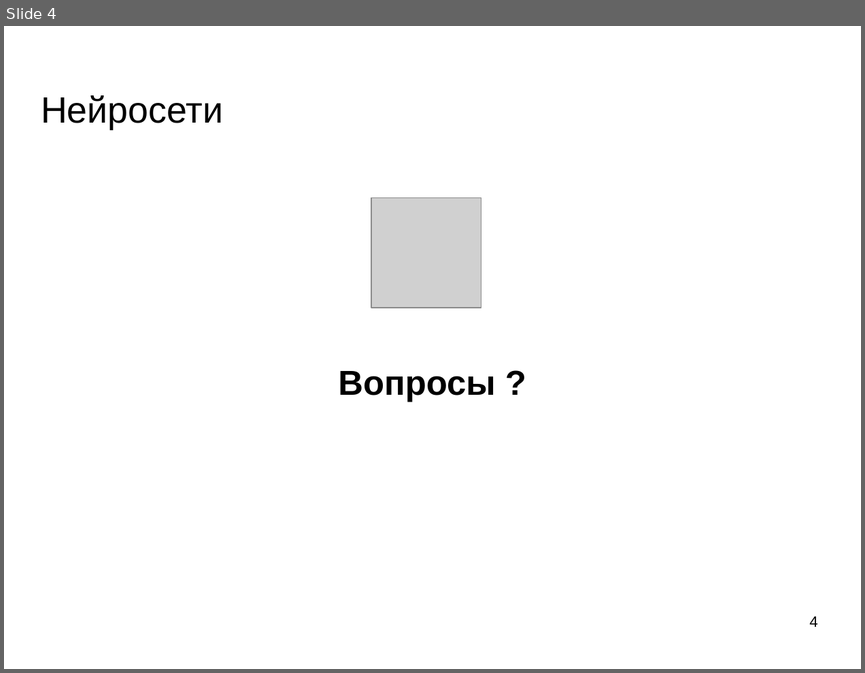
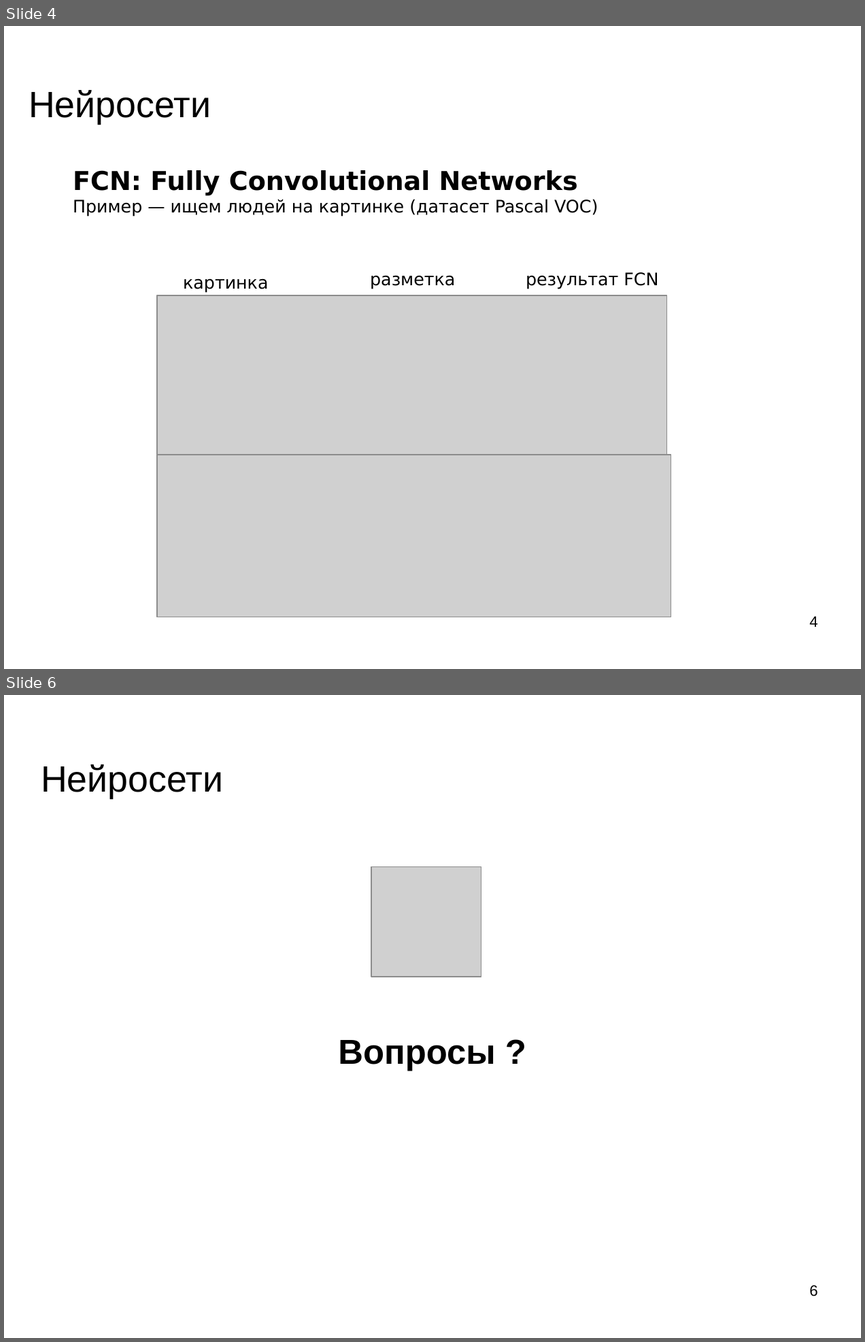
Before and after one commit to mechanoid5/ml_lectorium_legacy, a slide deck: 22-object-loc-img.odp. Shown one above the other, each under a label of ours: slide 4 before the commit, slides 4 and 6 after it; the slides between them are not shown. The pictures are 865x673 and 865x1342 pixels, drawn with LibreOffice and Linux fonts; fonts in the diff are those of the drawing; grey boxes stand for pictures; background and template pictures are left out. Boxes give left, top, right and bottom in pixels: in the first picture for what was removed or moved away, otherwise in the second. Text is boxed around its words. In the diff, an @@ line names an element or a change of style, - is before the commit and + after.

```diff
--- a/22-object-loc-img.odp
+++ b/22-object-loc-img.odp
@@ slide 4 added at (4,26,861,669), background picture (left out) @@
@@ title added at (28,90,211,124), 33.9 pt, text #000000 @@
+Нейросети
@@ text added at (73,170,598,216), 16 pt, text #000000 @@
+FCN: Fully Convolutional Networks
+Пример — ищем людей на картинке (датасет Pascal VOC)
@@ text added at (183,278,268,293), 16 pt, text #000000 @@
+картинка
@@ text added at (370,275,455,289), 16 pt, text #000000 @@
+разметка
@@ text added at (526,272,658,289), 16 pt, text #000000 @@
+результат FCN
@@ picture added at (157,295,667,454) @@
@@ picture added at (157,454,671,616) @@
@@ page number added at (809,616,817,626), 14 pt, text #000000 @@
+4
@@ what was slide 4 is now slide 6 @@
@@ page number at (809,1285,817,1296): text changed @@
-4
+6
```
Also in this commit, not shown: 2 slides changed, 2 other slides added, 1 slide removed, 1 other file.
